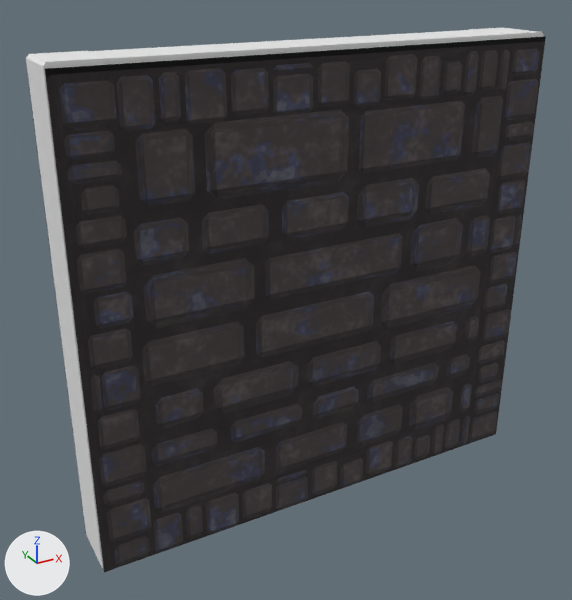
One commit to the FBX model Assets/Models/Tileset_Casa/rock_wall.fbx: the scene before it, then after it.
Camera for both pictures: a camera (50 mm lens) standing at (6.21, -2.97, 10.4) and looking at (7.73, -0.22, 9.02). Arrows for +X, +Y and +Z are at lower left; the lights stay in place. Where no turn or scale is listed for an object, it has been applied to the vertices.

The first picture shows 'Plane.003', 'rock_wall'.
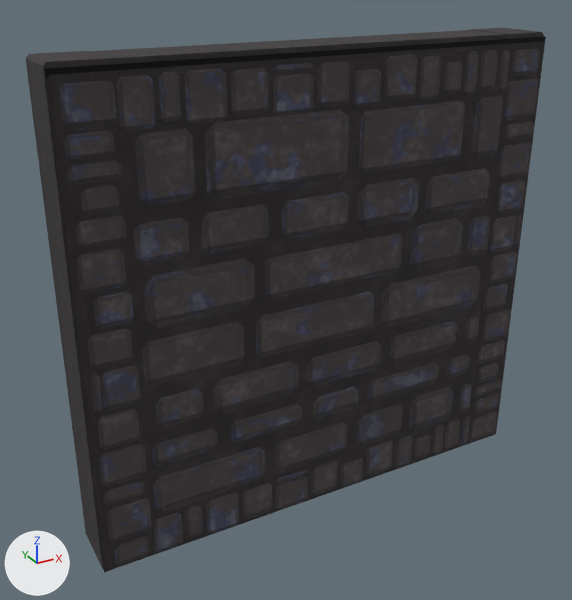
Diff of the bpy script that builds the scene:
```diff
--- a/Assets/Models/Tileset_Casa/rock_wall.fbx.py
+++ b/Assets/Models/Tileset_Casa/rock_wall.fbx.py
@@ img_rock_wall_frame_png @@
+img_rock_wall_frame_png = load_image('Rock_Wall_Frame.png', '../Textures/TilesetCasa/Rock_Wall/Rock_Wall_Frame.png', 1024, 1024, 'sRGB')
@@ mat_material_001 @@
 mat_material_001 = principled_material('Material.001')
-mat_material_001.base_color = (0.8, 0.8, 0.8)  # white #e7e7e7
+mat_material_001.texture = img_rock_wall_frame_png
 mat_material_001.roughness = 0.841
```

What differs and where, as boxes [x1, y1, x2, y2] in the pictures (572 x 600 px):
'Plane.003', surface changed (grey to black): [26, 28, 544, 570] in both
